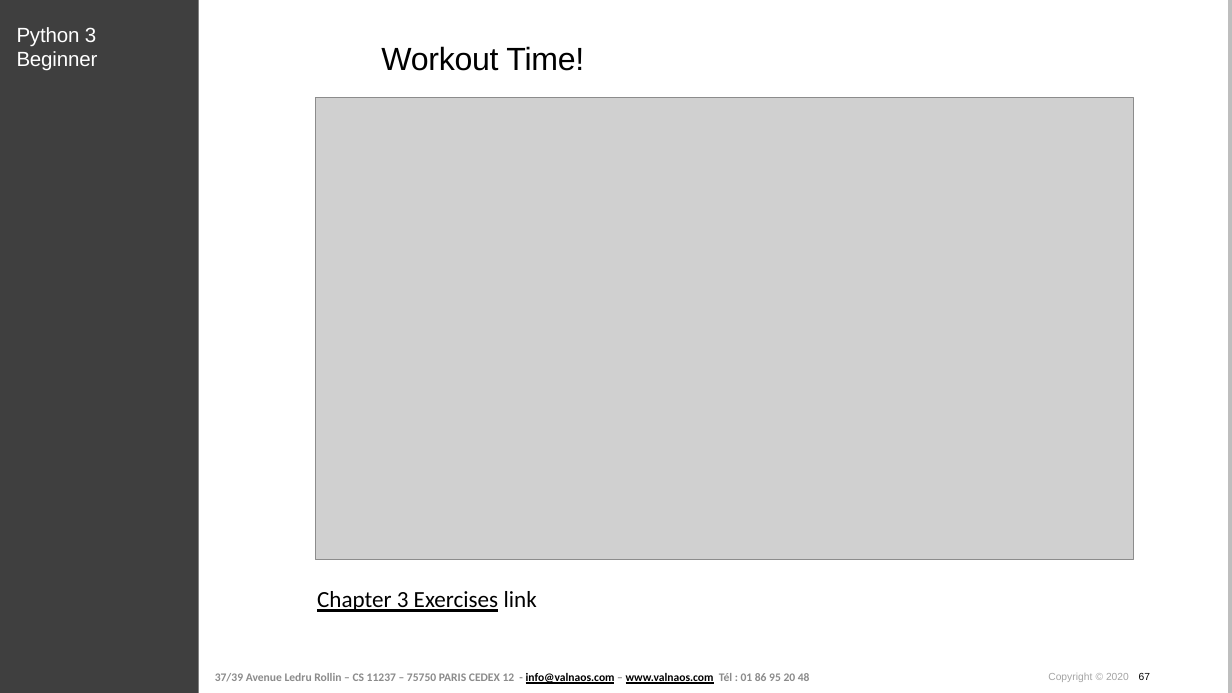
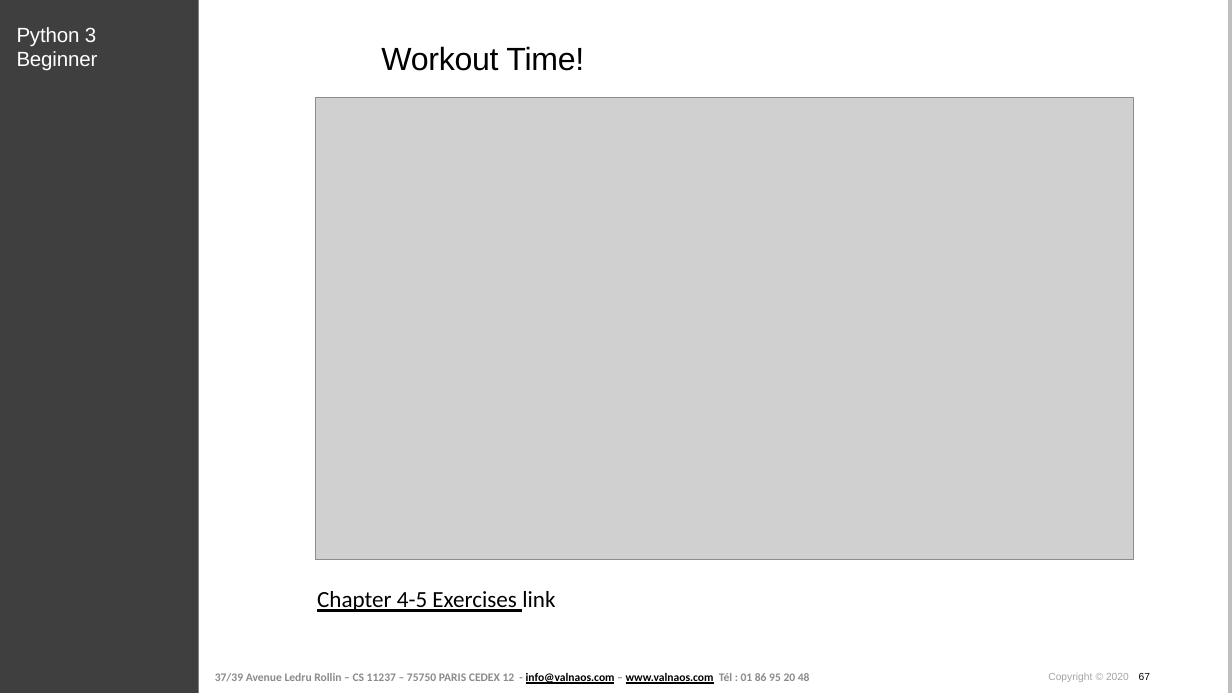
Before and after one commit to cstar-industries/python-3-beginner, a slide deck: slide 67 of 002-Control-Flow/Control Flow - Slides.pptx. Drawn at 1232x693 pixels with LibreOffice and Linux fonts; fonts in the diff are those of the drawing; grey boxes stand for pictures; background and template pictures are left out. Boxes give left, top, right and bottom in pixels: in the first picture for what was removed or moved away, otherwise in the second. Text is boxed around its words. In the diff, an @@ line names an element or a change of style, - is before the commit and + after.

```diff
--- a/002-Control-Flow/Control Flow - Slides.pptx
+++ b/002-Control-Flow/Control Flow - Slides.pptx
@@ text at bbox=[317, 591, 555, 612]: text changed @@
-Chapter 3 Exercises link
+Chapter 4-5 Exercises link
```
Also in this commit, not shown: 1 other slide changed, 1 other file.
